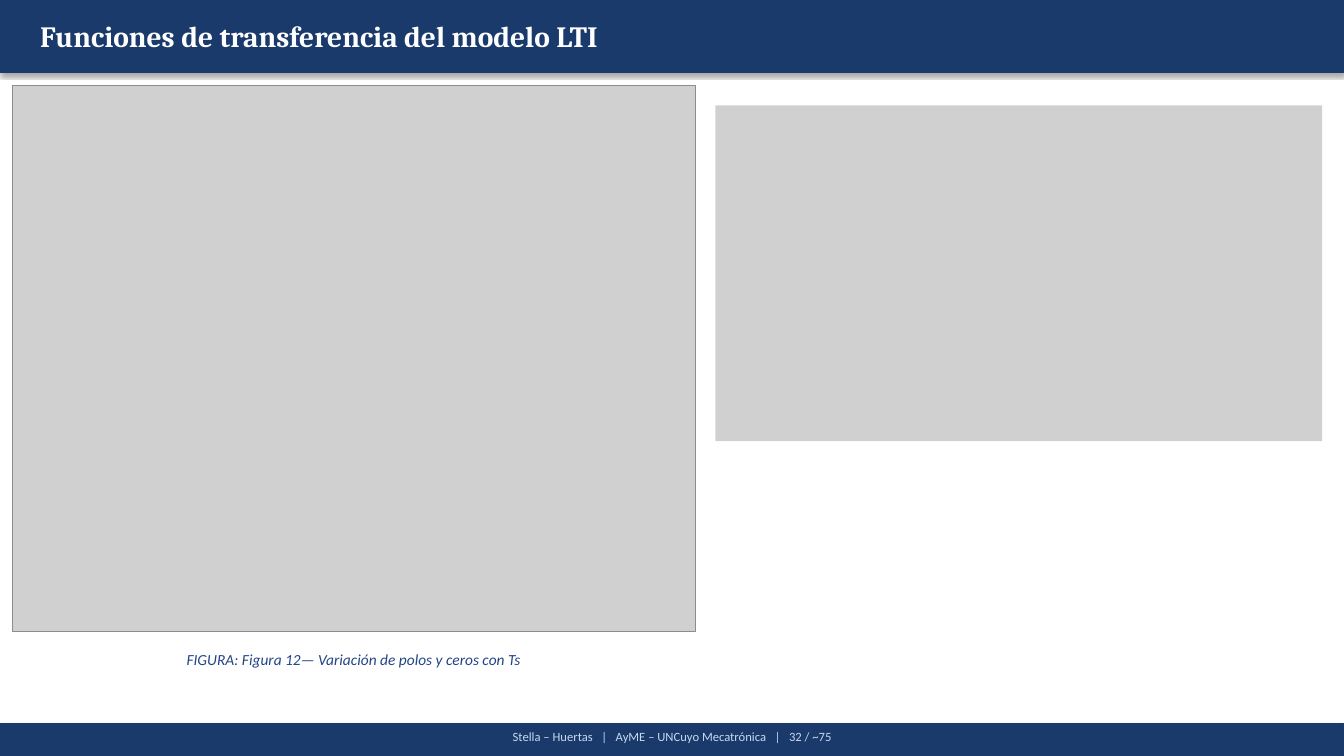
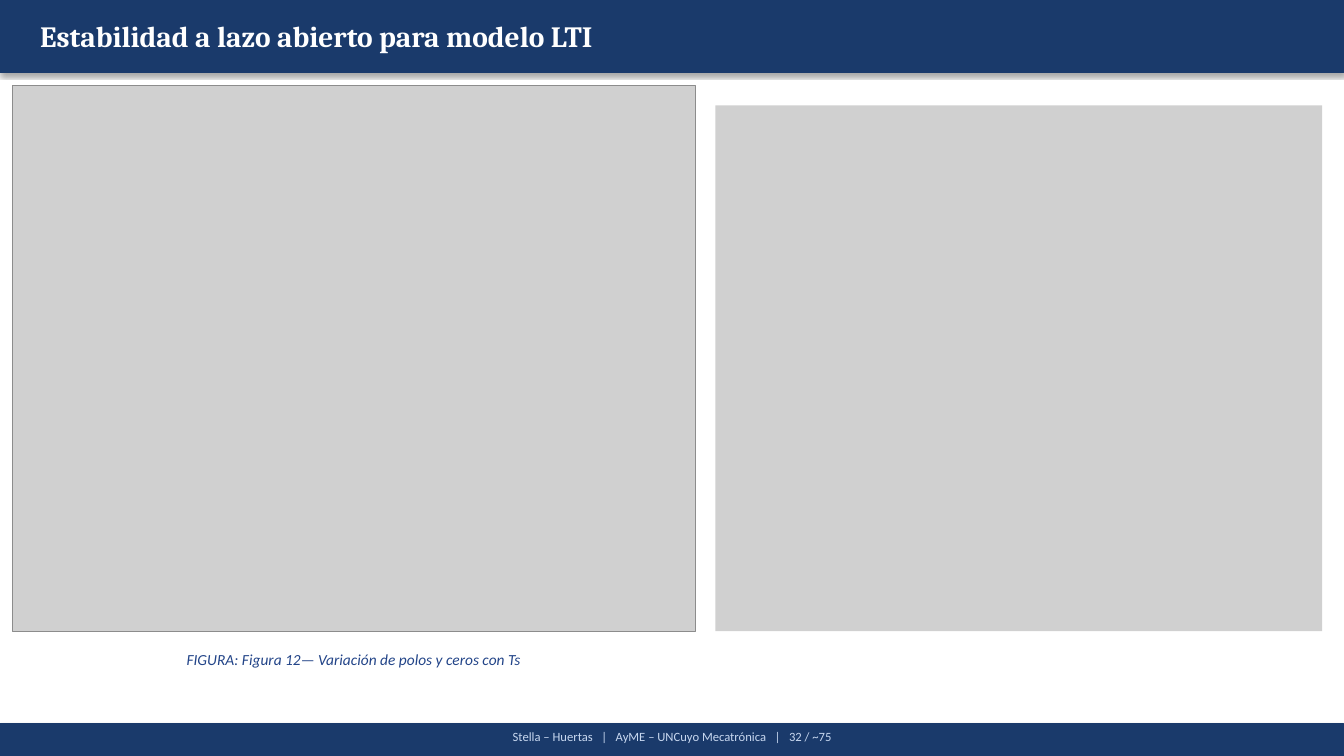
Before and after one commit to Juan-Stella/Automatica-y-maquinas-electricas-final, a slide deck: slide 33 of Presentación/AyME_Stella_Huertas_Presentacion1.pptx. Drawn at 1344x756 pixels with LibreOffice and Linux fonts; fonts in the diff are those of the drawing; grey boxes stand for pictures. Boxes give left, top, right and bottom in pixels: in the first picture for what was removed or moved away, otherwise in the second. Text is boxed around its words. In the diff, an @@ line names an element or a change of style, - is before the commit and + after.

```diff
--- a/Presentación/AyME_Stella_Huertas_Presentacion1.pptx
+++ b/Presentación/AyME_Stella_Huertas_Presentacion1.pptx
@@ text at (x1=40, y1=26, x2=592, y2=54): text changed @@
-Funciones de transferencia del modelo LTI
+Estabilidad a lazo abierto para modelo LTI
@@ picture resized from (x1=716, y1=106, x2=1323, y2=442) to (x1=716, y1=106, x2=1323, y2=632) @@
```
Also in this commit, not shown: 6 other slides changed, 3 slides added, 1 slide removed, 2 other files.
